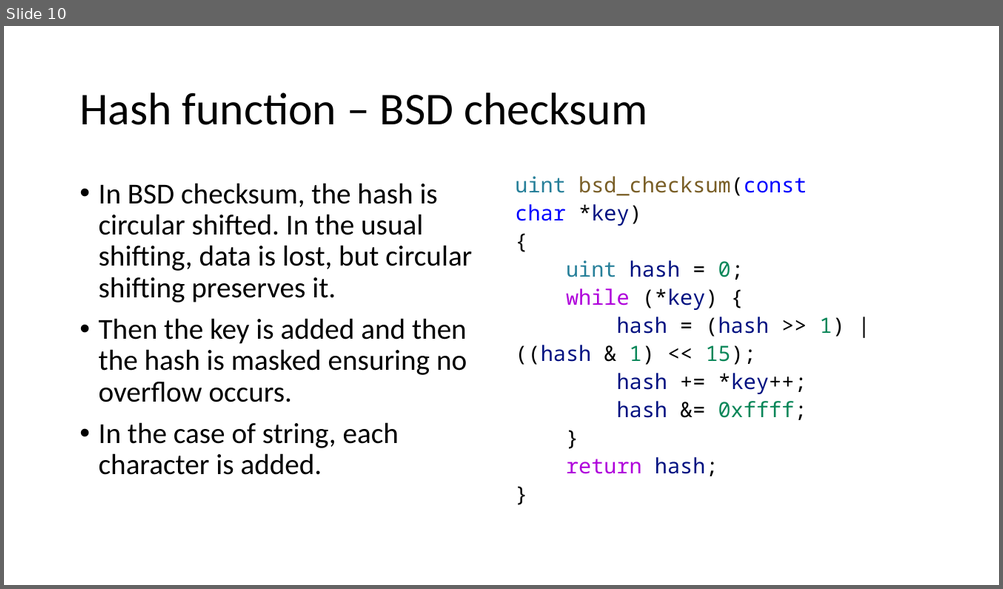
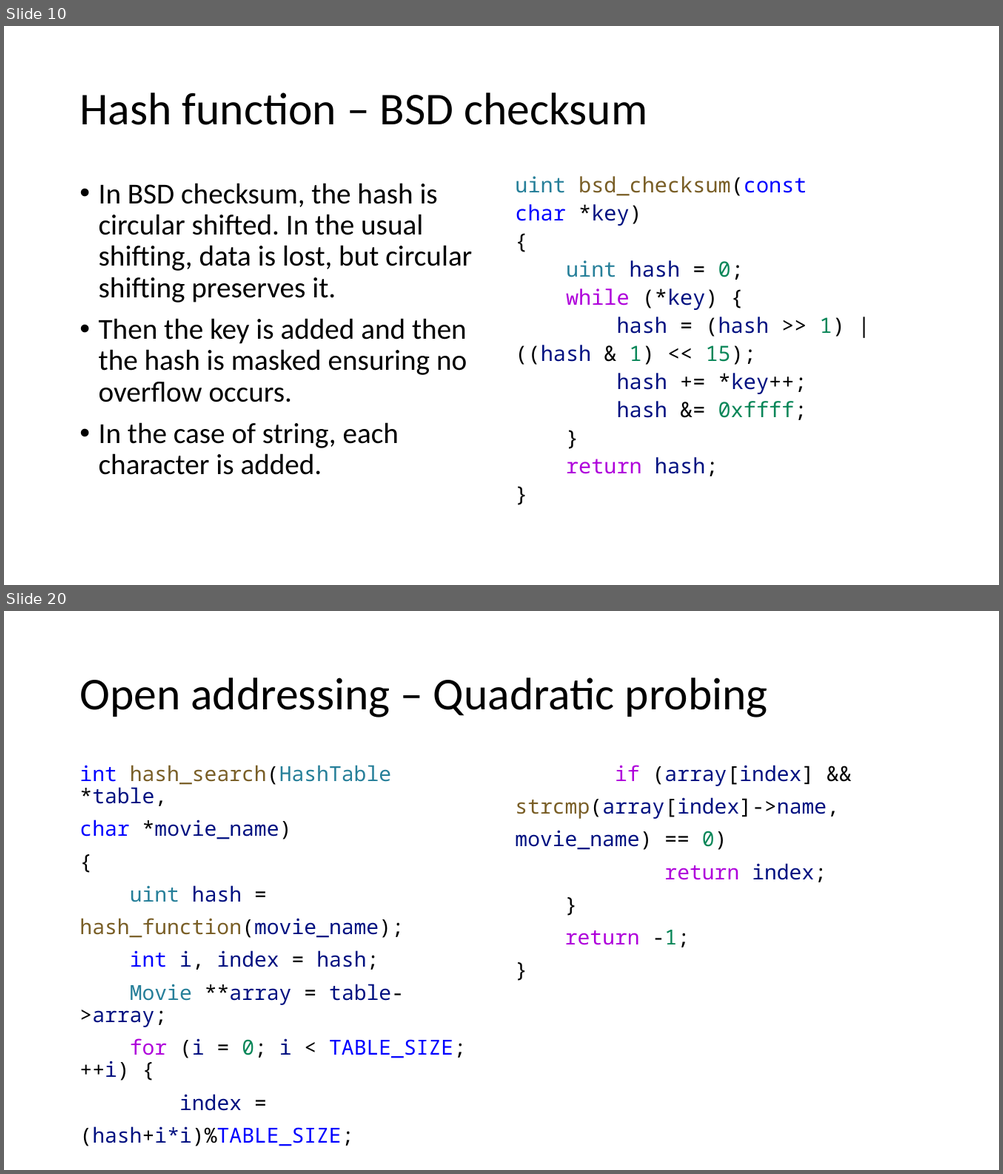
Before and after one commit to duskygloom/data_structures, a slide deck: hash_table_presentation/hashing.pptx. Shown one above the other, each under a label of ours: slide 10 before the commit, slides 10 and 20 after it; the slides between them are not shown. The pictures are 1003x589 and 1003x1174 pixels, drawn with LibreOffice and Linux fonts; fonts in the diff are those of the drawing. Boxes give left, top, right and bottom in pixels: in the first picture for what was removed or moved away, otherwise in the second. Text is boxed around its words. In the diff, an @@ line names an element or a change of style, - is before the commit and + after.

```diff
--- a/hash_table_presentation/hashing.pptx
+++ b/hash_table_presentation/hashing.pptx
@@ slide 20 added at box(4, 611, 999, 1170), background #FFFFFF @@
@@ title added at box(79, 678, 768, 718), 44 pt, text #000000 @@
+Open addressing – Quadratic probing
@@ text added at box(79, 765, 466, 1147), 20 pt, text #001080 @@
+int hash_search(HashTable *table,
+char *movie_name)
+{
+uint hash =
+hash_function(movie_name);
+int i, index = hash;
+Movie **array = table->array;
+for (i = 0; i < TABLE_SIZE; ++i) {
+index =
+(hash+i*i)%TABLE_SIZE;
@@ text added at box(515, 765, 839, 948), 20 pt, text #001080 @@
+if (array[index] &&
+strcmp(array[index]->name,
+movie_name) == 0)
+return index;
+}
+return -1;
+}
```
Also in this commit, not shown: 6 slides changed, 3 other slides added, 3 other files.
